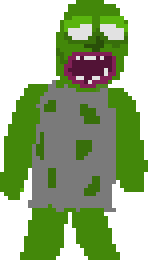
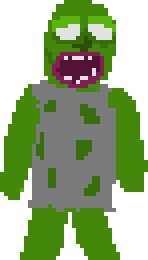
Layered file, before and after one edit (148 × 260). Changes by layer:
painted on "Слой 1" over <box>32,0,128,100</box>
